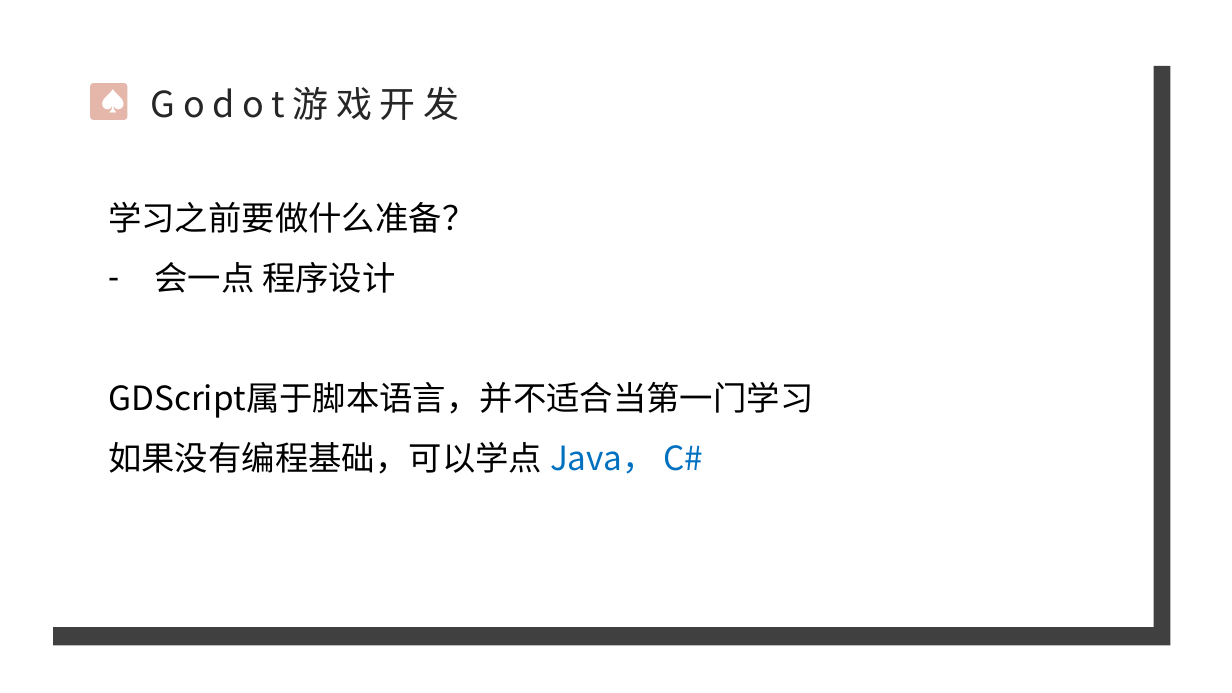
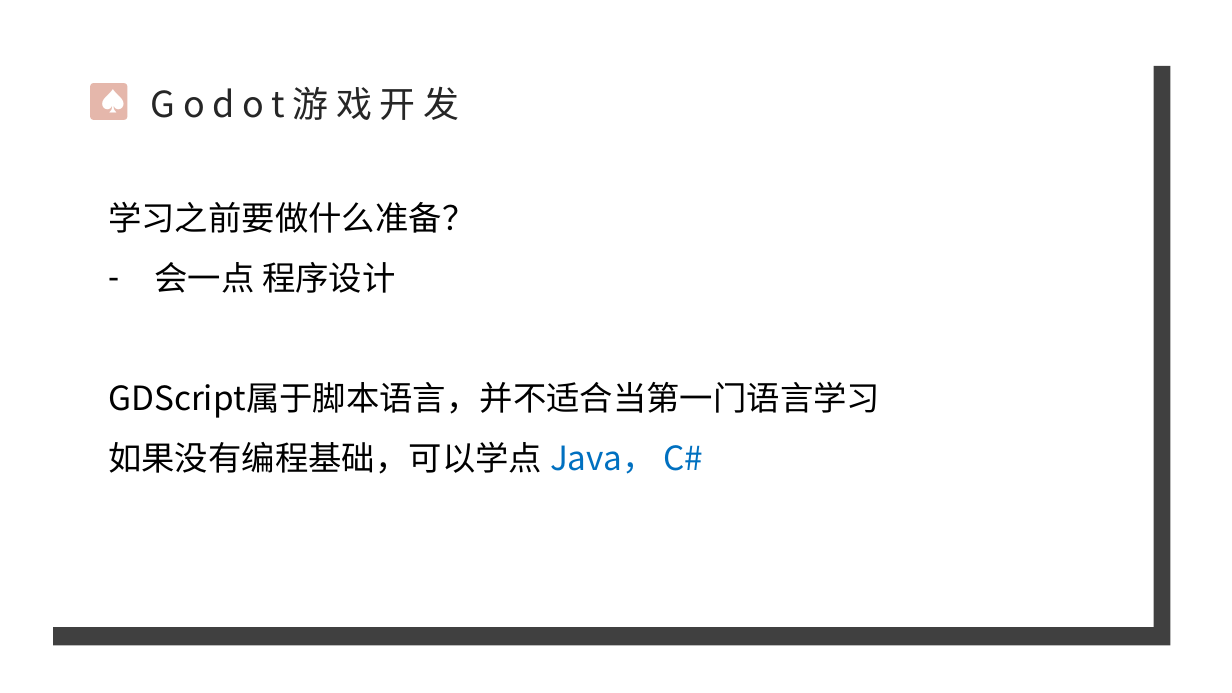
Before and after one commit to zfoo-project/godot-start, a slide deck: slide 6 of doc/demo01_hello/Godot教程的课程内容.pptx. Drawn at 1232x693 pixels with LibreOffice and Linux fonts; fonts in the diff are those of the drawing; background and template pictures are left out. Boxes give left, top, right and bottom in pixels: in the first picture for what was removed or moved away, otherwise in the second. Text is boxed around its words. In the diff, an @@ line names an element or a change of style, - is before the commit and + after.

```diff
--- a/doc/demo01_hello/Godot教程的课程内容.pptx
+++ b/doc/demo01_hello/Godot教程的课程内容.pptx
@@ text at [108, 382, 880, 418]: text changed @@
-GDScript属于脚本语言，并不适合当第一门学习
+GDScript属于脚本语言，并不适合当第一门语言学习
```
Also in this commit, not shown: 1 other slide changed, 1 other file.
